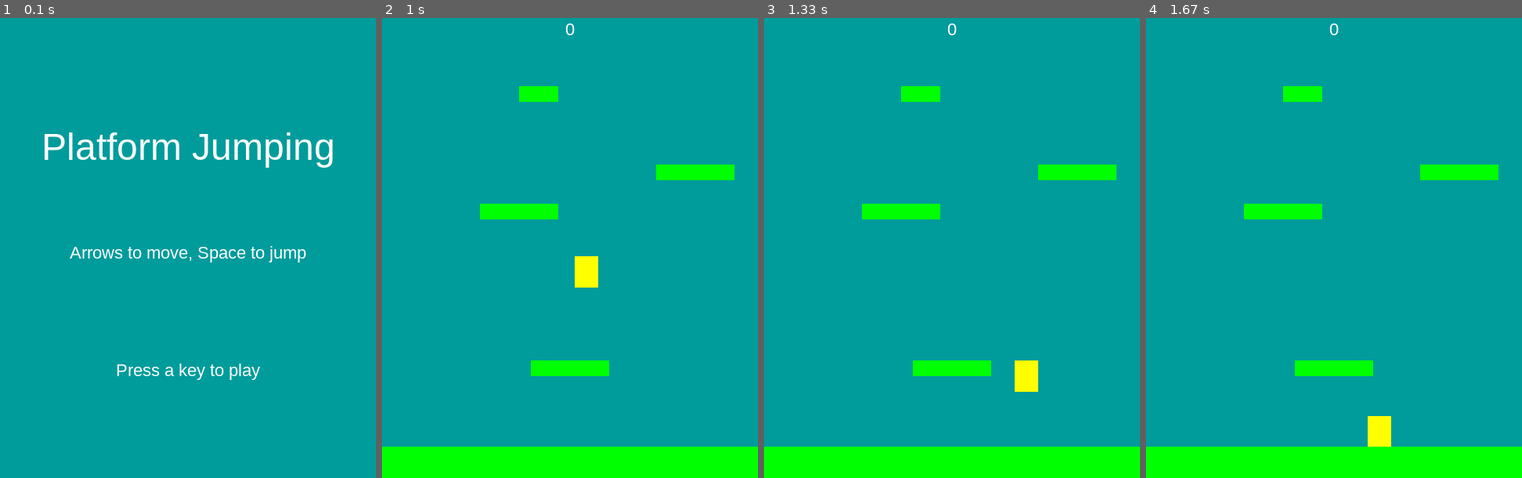
Above: before the commit, frames 1-4 (left to right).
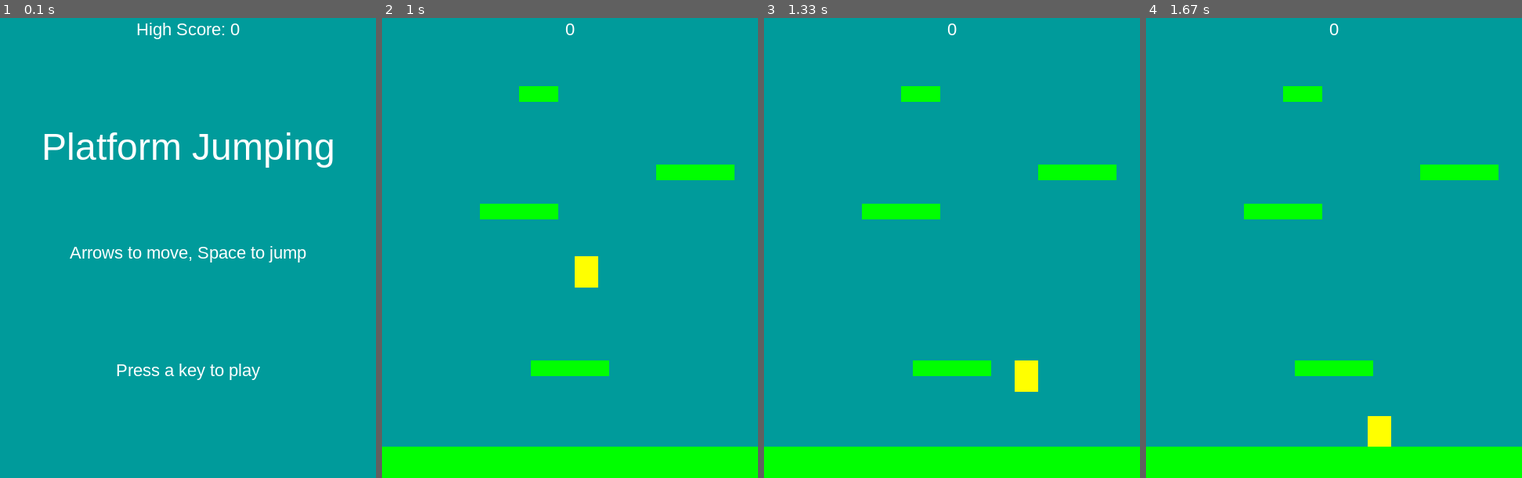
Above: after the commit, the same moments.

Repository: AnneDrottning/Pygame_PlatformJumping
Game: pygame game, started from main.py
Same seed, same stepped clock (60 frames per second), same inputs: the game is played once before the commit and once after it.
Inputs:
- Up to frame 1 (0.1 s): no input
- Up to frame 2 (1 s): hold Right 0.33-0.8 s; hold Right from 0.83 s (still down)
- Up to frame 3 (1.33 s): release Right at 1.3 s
- Up to frame 4 (1.67 s): hold Left from 1.33 s (still down)

The runs differ from the first frame. In frame 1, 0.3% of the frame differs, in the area x 36-64%, y 1-5%; in frame 2, nothing differs; in frame 3, nothing differs; in frame 4, nothing differs.

Commit message:
Added highscore, still some problems with loading the score though

Diff:
--- a/constants.py
+++ b/constants.py
@@ -7,6 +7,7 @@
 FPS       =  60
 TITLE     = "Platform Jumping"
 FONT_NAME = 'arial'
+HS_FILE   = "highscore.txt"
 
 # Colours:
 WHITE     = (255, 255, 255)
--- a/main.py
+++ b/main.py
@@ -1,6 +1,7 @@
 # Import packages
-import pygame as pg
+import pygame as     pg
 import random
+from   os     import path
 
 # Import files
 from constants import *
@@ -21,6 +22,21 @@
         # Get the font name for the system, get the closest match to
         # what we want
         self.font_name = pg.font.match_font(FONT_NAME)
+
+        # Load data needed for the game:
+        self.load_data()
+
+    def load_data(self):
+        # Want to load the highscore file to see if we have a previous
+        # highscore
+        self.dir = path.dirname(__file__)
+        with open(path.join(self.dir, HS_FILE), 'w') as f:
+            # 'w' will create a file if it does not exist, and allow
+            # both reading and writing
+            try:
+                self.highscore = int(f.read())
+            except:
+                self.highscore = 0
 
     def new(self):
         # To start a new game
@@ -113,6 +129,8 @@
                         WIDTH / 2, HEIGHT / 2)
         self.draw_text("Press a key to play", 22, WHITE, WIDTH/2,
                         HEIGHT * 3 / 4)
+        self.draw_text("High Score: " + str(self.highscore), 22, WHITE,
+                        WIDTH / 2, 15)
         pg.display.flip()
         self.wait_for_key()
 
@@ -126,6 +144,15 @@
                         WIDTH / 2, HEIGHT / 2)
         self.draw_text("Press any key to play again", 22, WHITE,
                         WIDTH / 2, HEIGHT * 3 / 4)
+        if self.score > self.highscore:
+            self.highscore = self.score
+            self.draw_text("NEW HIGHSCORE!", 22, WHITE, WIDTH / 2, HEIGHT / 2 + 40)
+            with open(path.join(self.dir, HS_FILE), 'w') as f:
+                f.write(str(self.score))
+        else:
+            self.draw_text("High Score: " + str(self.highscore), 22, WHITE,
+                            WIDTH / 2, HEIGHT / 2 + 40)
+
         pg.display.flip()
         self.wait_for_key()
 
@@ -140,7 +167,6 @@
                     self.running = False
                 if event.type == pg.KEYUP:
                     waiting = False
-
 
     def draw_text(self, text, size, color, x, y):
         # Function to draw the text we want
Empty file added: highscore.txt
